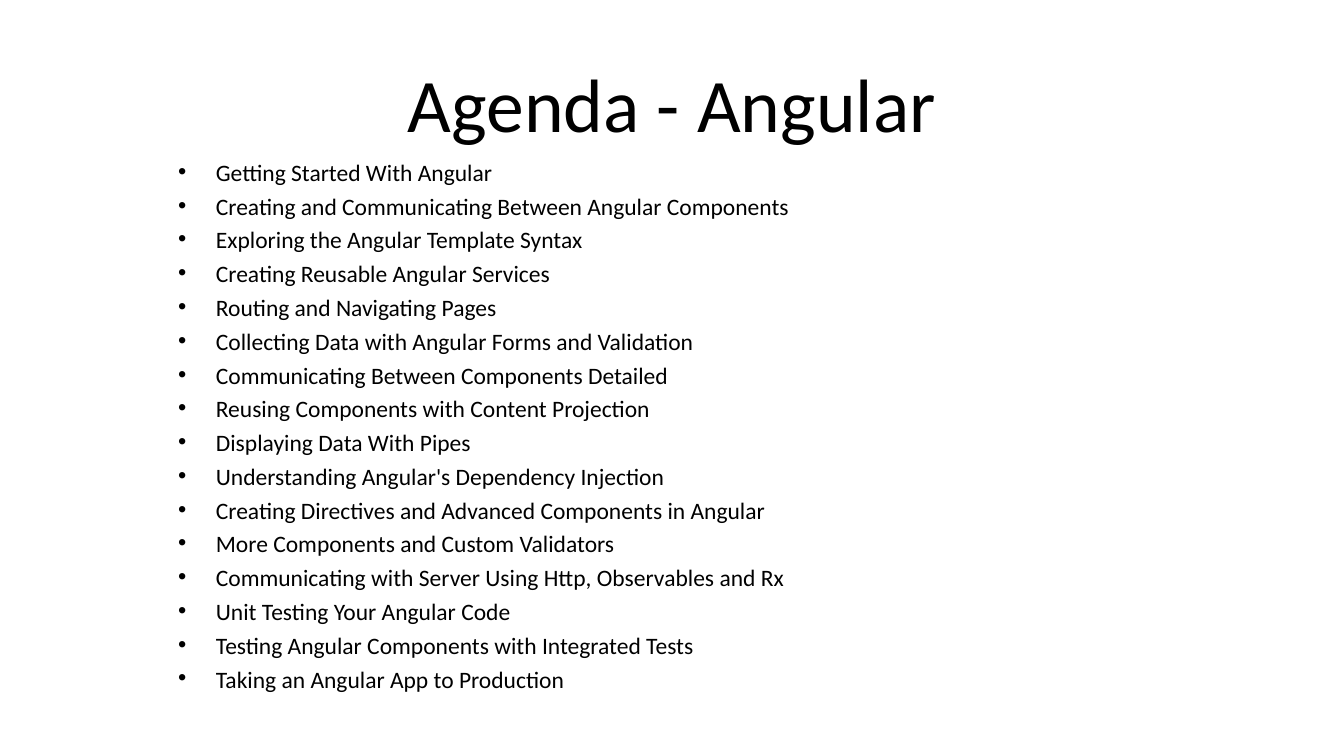
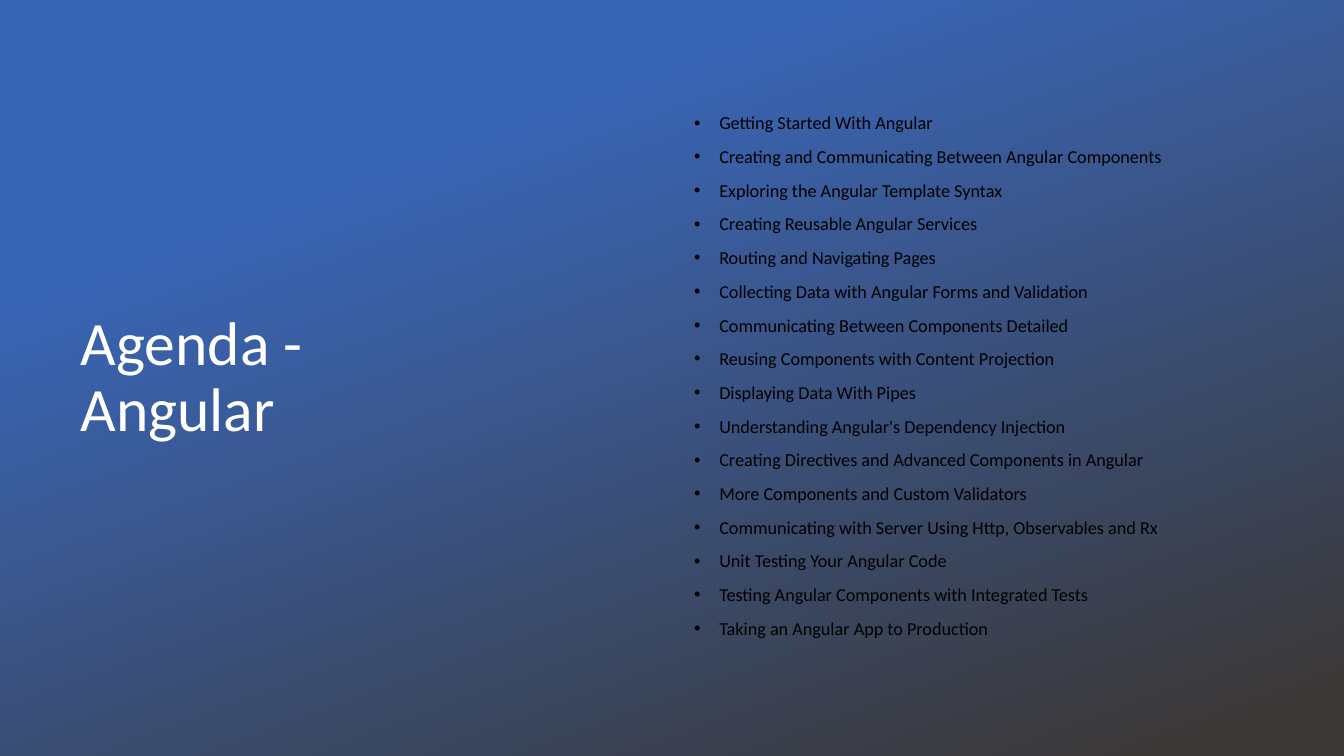
Before and after one commit to kontacthimanshu/angular-fundamentals, a slide deck: slide 3 of PPTs/00-Introduction.pptx. Drawn at 1344x756 pixels with LibreOffice and Linux fonts; fonts in the diff are those of the drawing; background and template pictures are left out. Boxes give left, top, right and bottom in pixels: in the first picture for what was removed or moved away, otherwise in the second. Text is boxed around its words. In the diff, an @@ line names an element or a change of style, - is before the commit and + after.

```diff
--- a/PPTs/00-Introduction.pptx
+++ b/PPTs/00-Introduction.pptx
@@ rectangle added at (x1=0, y1=0, x2=1344, y2=756), fill gradient #3965B5 to #3B3838 @@
@@ subtitle "Getting Started With Angular" moved from (x1=216, y1=164, x2=789, y2=692) to (x1=719, y1=116, x2=1162, y2=638) @@
@@ subtitle "Getting Started With Angular" at (x1=719, y1=116, x2=1162, y2=638): size 16.8 to 13 pt; indent changed; line spacing 0.7 to 0.9; vertical alignment top to middle @@
@@ title "Agenda - Angular" moved from (x1=408, y1=79, x2=935, y2=145) to (x1=81, y1=322, x2=275, y2=442) @@
@@ title "Agenda - Angular" at (x1=81, y1=322, x2=275, y2=442): size 54 to 44 pt, text colour #000000 to #FFFFFF; alignment centre to left; vertical alignment bottom to middle @@
```
Also in this commit, not shown: 3 other slides changed, 15 other files.
